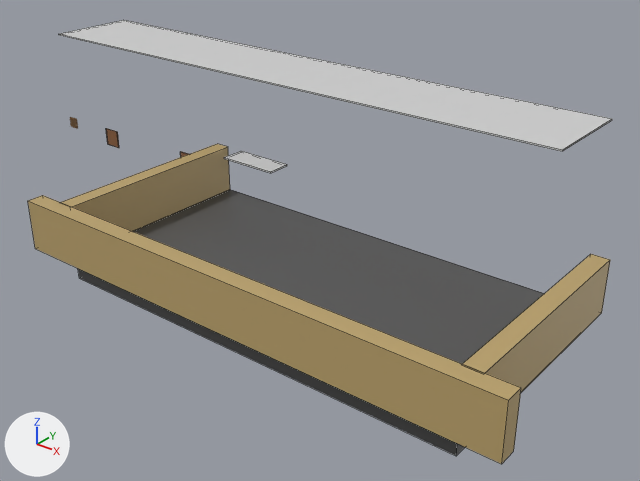
What one commit did to the Blender file Assets/Map/Sekolah/Ruangan/Kelas 1/Bangunan ruangan kelas.blend.
One viewpoint serves both versions: a camera (50 mm lens) standing at (52.9, -78.4, 45.5) and looking at (-6.4, -4.3, -0.5). The lights are fixed; the arrows at lower left show +X, +Y and +Z. The first picture is the older version. Mesh edges are drawn as thin lines on the coarser meshes.

Before the edit, the objects in view are built like this:
```python
me_cube_001 = bpy.data.meshes.new('Cube.001')
me_cube_001.from_pydata(...)  # a box spanning x -1.0..1.0, y -1.0..1.0, z -1.0..1.0
me_cube_001.materials.append(mat_gedung_002)  # brown #bca36d
me_cube_002 = bpy.data.meshes.new('Cube.002')
me_cube_002.from_pydata(...)  # a box spanning x -1.0..1.0, y -1.0..1.0, z -1.0..1.0
me_cube_002.materials.append(mat_gedung)  # brown #bca36d
me_cube_003 = bpy.data.meshes.new('Cube.003')
me_cube_003.from_pydata(...)  # a box spanning x -1.0..1.0, y -1.0..1.0, z -1.0..1.0
me_cube_003.materials.append(mat_semen)  # dark grey #595959
me_cube_005 = bpy.data.meshes.new('Cube.005')
me_cube_005.from_pydata(...)  # a box spanning x -1.0..1.0, y -1.0..1.0, z -1.0..1.0
me_cube_005.materials.append(mat_plapon)  # light grey #d4d4d4
ob_cube = bpy.data.objects.new('Cube', me_cube_002)
ob_cube.location = (0.0, -26.2, 3.0)
ob_cube.scale = (30.0, 1.0, 3.0)
ob_cube_001 = bpy.data.objects.new('Cube.001', me_cube_003)
ob_cube_001.location = (0.0, -12.8, -1.5)
ob_cube_001.scale = (25.0, 12.5, 1.5)
ob_cube_002 = bpy.data.objects.new('Cube.002', me_cube_001)
ob_cube_002.location = (-25.8, -12.9, 3.0)
ob_cube_002.rotation_euler = (0.0, 0.0, 1.571)  # degrees (0, 0, 90)
ob_cube_002.scale = (12.5, 1.0, 3.0)
_m = ob_cube_002.modifiers.new('Mirror', 'MIRROR')
_m.mirror_object = ob_cube_001
ob_cube_003 = bpy.data.objects.new('Cube.003', me_cube_005)
ob_cube_003.location = (-19.8, 6.7, 15.5)
ob_cube_003.scale = (40.0, 6.2, 0.1)
# also in view: 'Cube.005' at (-19.8, -0.6, 5.2)
```
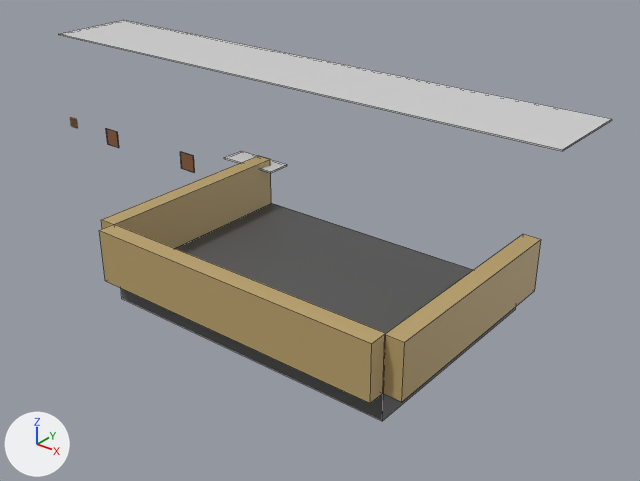
Where the change shows, as pixel boxes [x1, y1, x2, y2] in the pictures (640 x 481 px):
'Cube', rescaled (42% narrower, 33% shorter): before [28, 195, 521, 464]; after [99, 224, 386, 403]
'Cube.001', rescaled (15% narrower, 18% shorter): before [78, 189, 545, 456]; after [121, 203, 516, 421]
'Cube.002', rescaled, moved: before [60, 144, 610, 392]; after [101, 156, 541, 402]

The edits, one by one:
Object 'Cube' (ob_cube) is rescaled from (30.0, 1.0, 3.0) to (17.5, 1.0, 3.0).
Object 'Cube.001' (ob_cube_001) is rescaled from (25.0, 12.5, 1.5) to (17.5, 12.5, 1.5).
Object 'Cube.002' (ob_cube_002) moves from (-25.8, -12.9, 3.0) to (-18.5, -12.9, 3.0).
